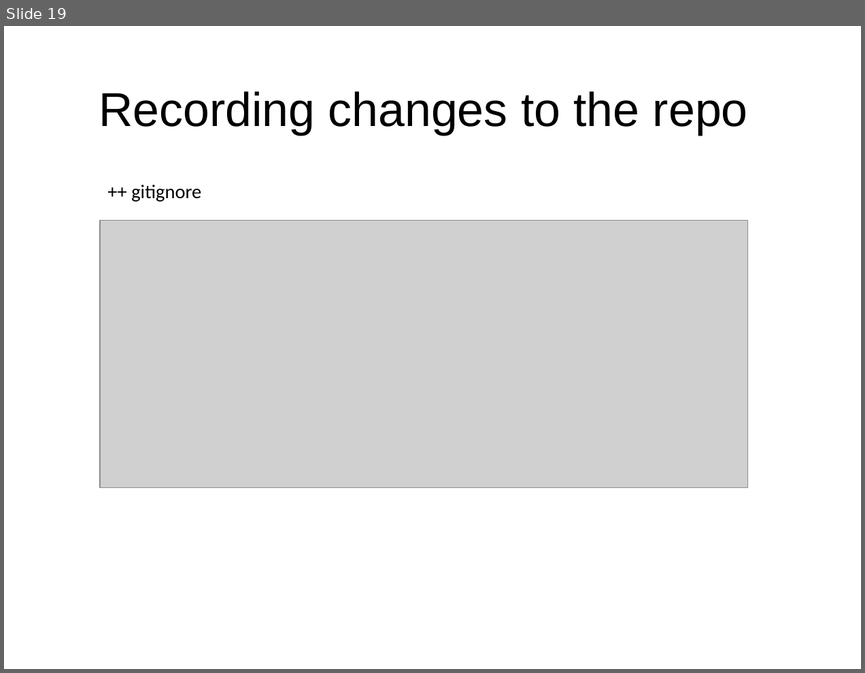
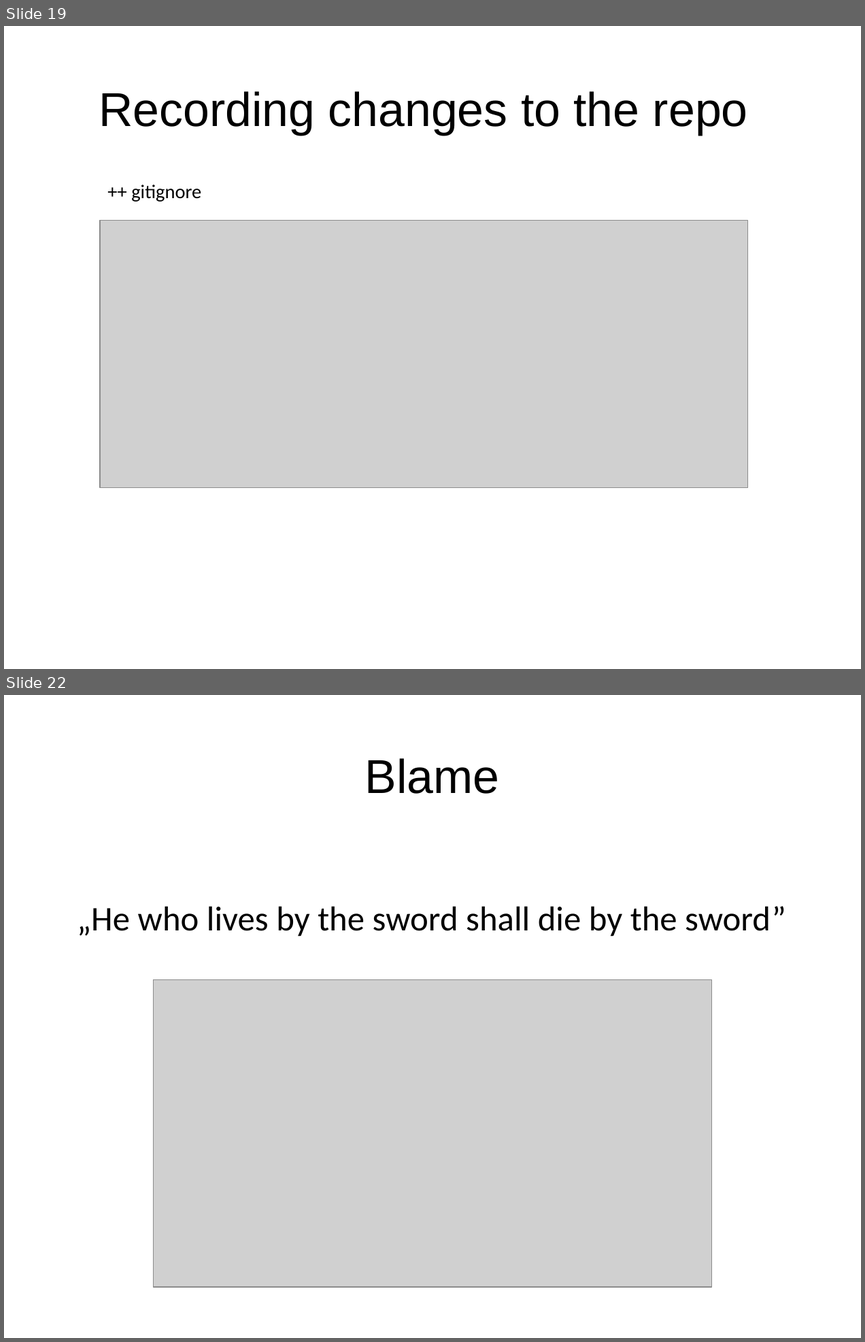
Before and after one commit to rosiv-git-trainings/docs, a slide deck: prezentacja.odp. Shown one above the other, each under a label of ours: slide 19 before the commit, slides 19 and 22 after it; the slides between them are not shown. The pictures are 865x673 and 865x1342 pixels, drawn with LibreOffice and Linux fonts; fonts in the diff are those of the drawing; grey boxes stand for pictures; background and template pictures are left out. Boxes give left, top, right and bottom in pixels: in the first picture for what was removed or moved away, otherwise in the second. Text is boxed around its words. In the diff, an @@ line names an element or a change of style, - is before the commit and + after.

```diff
--- a/prezentacja.odp
+++ b/prezentacja.odp
@@ slide 22 added at [4, 695, 861, 1338], background picture (left out) @@
@@ title added at [365, 758, 500, 794], 44 pt, text #000000 @@
+Blame
@@ text added at [77, 906, 786, 936], 32 pt, text #000000 @@
+„He who lives by the sword shall die by the sword”
@@ picture added at [154, 979, 711, 1287] @@
```
Also in this commit, not shown: 1 slide changed, 14 other slides added, 1 slide removed, 2 other files.
